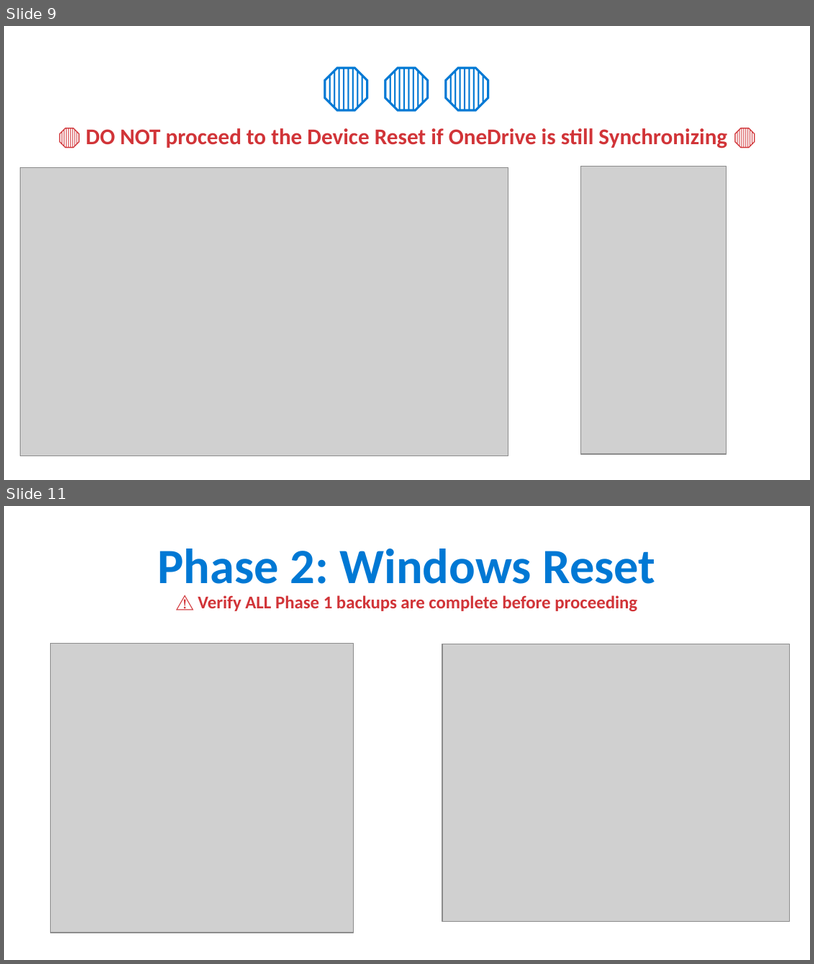
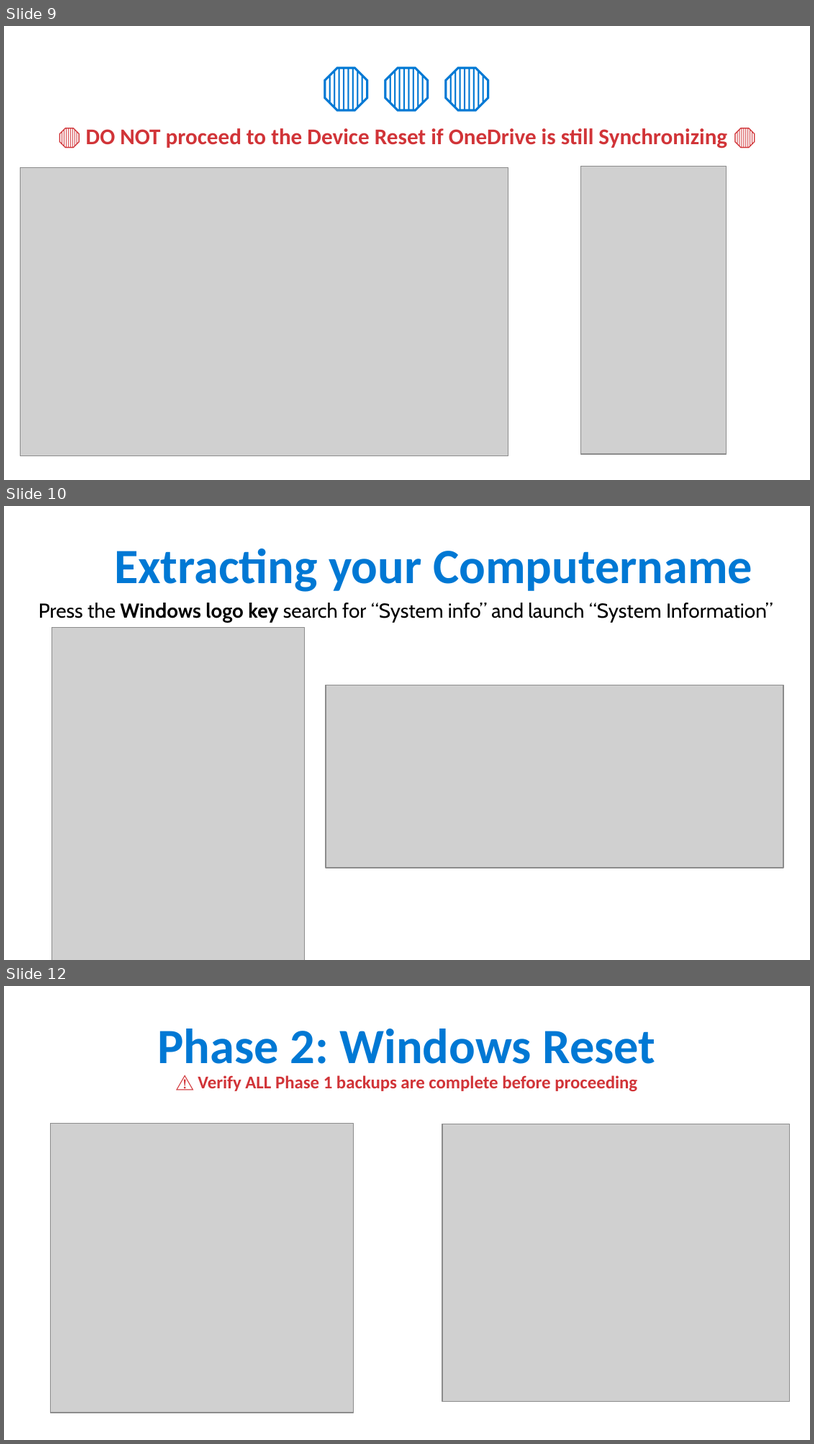
Before and after one commit to ipsghonline/tmp, a slide deck: presentation/Phase1-Backup-Guide.pptx. Shown one above the other, each under a label of ours: slides 9 and 11 before the commit, slides 9, 10 and 12 after it; the slides between them are not shown. The pictures are 814x964 and 814x1444 pixels, drawn with LibreOffice and Linux fonts; fonts in the diff are those of the drawing; grey boxes stand for pictures. Boxes give left, top, right and bottom in pixels: in the first picture for what was removed or moved away, otherwise in the second. Text is boxed around its words. In the diff, an @@ line names an element or a change of style, - is before the commit and + after.

```diff
--- a/presentation/Phase1-Backup-Guide.pptx
+++ b/presentation/Phase1-Backup-Guide.pptx
@@ slide 10 added at [4,506,810,960], background #FFFFFF @@
@@ text added at [114,548,753,592], 44 pt, text #0078D4, bold @@
+Extracting your Computername
@@ text added at [39,602,773,623], 18 pt, text #000000 @@
+Press the Windows logo key search for “System info” and launch “System Information”
@@ picture added at [52,628,305,960] @@
@@ picture added at [326,685,784,868] @@
@@ what was slide 11 is now slide 12 @@
```
Also in this commit, not shown: 1 other slide added, 1 slide removed.
